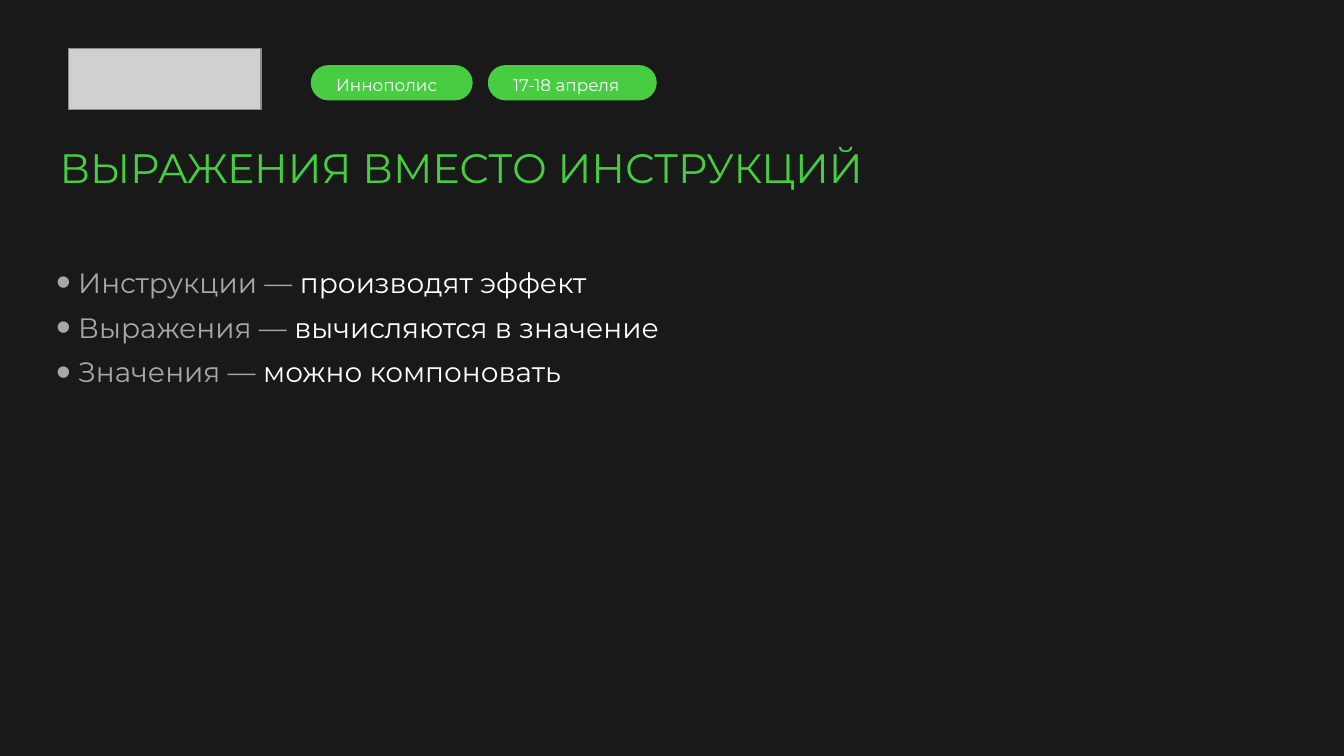
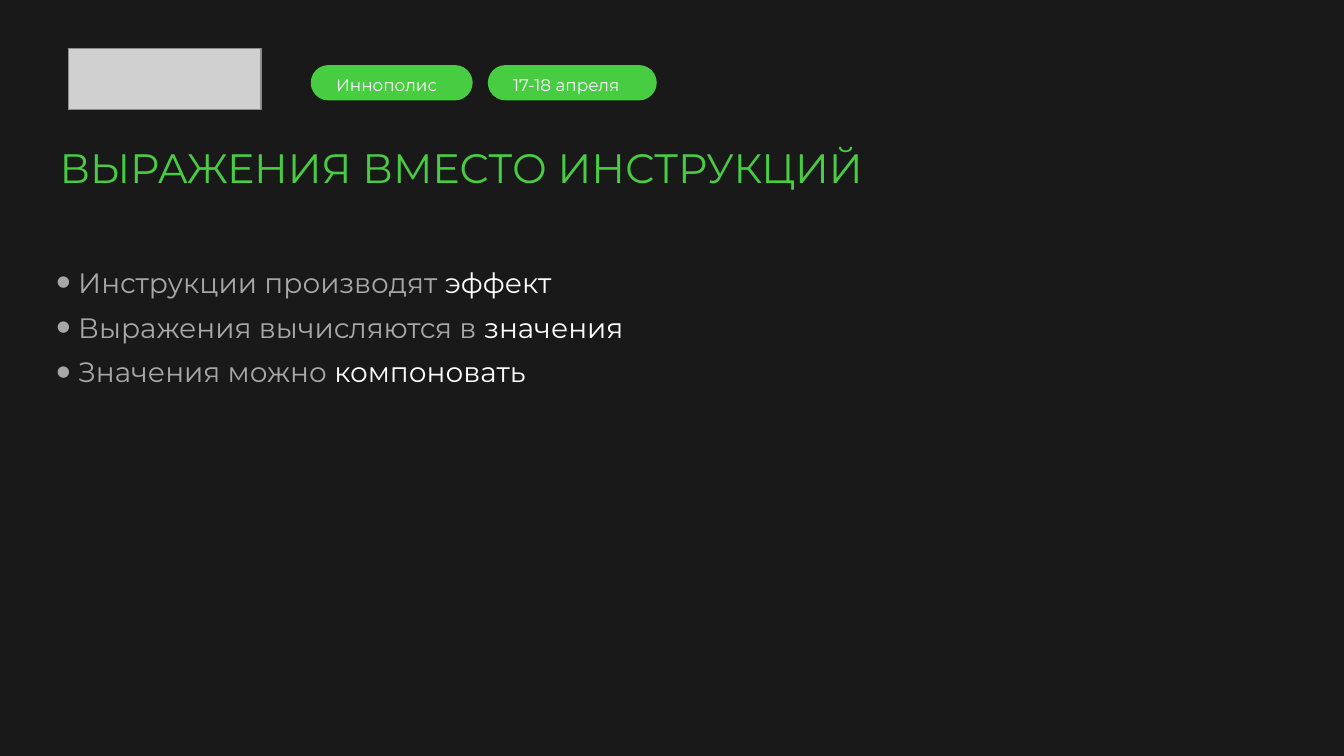
Before and after one commit to argent-smith/presentations, a slide deck: slide 13 of FP_Talk_2026/merge/presentation.pptx. Drawn at 1344x756 pixels with LibreOffice and Linux fonts; fonts in the diff are those of the drawing; grey boxes stand for pictures; background and template pictures are left out. Boxes give left, top, right and bottom in pixels: in the first picture for what was removed or moved away, otherwise in the second. Text is boxed around its words. In the diff, an @@ line names an element or a change of style, - is before the commit and + after.

```diff
--- a/FP_Talk_2026/merge/presentation.pptx
+++ b/FP_Talk_2026/merge/presentation.pptx
@@ text at <box>78,272,623,382</box>: text changed; text colour #FFFFFF to #A7A7A7 @@
-• Инструкции — производят эффект
-• Выражения — вычисляются в значение
-• Значения — можно компоновать
+• Инструкции производят эффект
+• Выражения вычисляются в значения
+• Значения можно компоновать
```
Also in this commit, not shown: 7 slides added, 1 slide removed, 1 other file.
